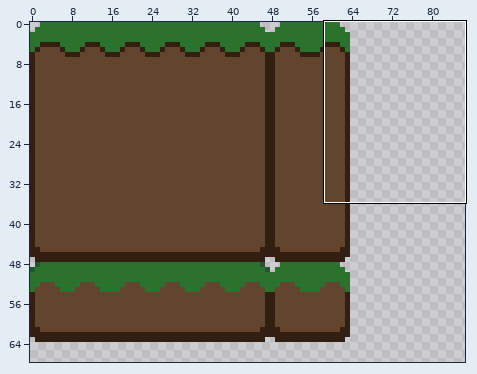
Two versions of one sprite sheet, Game/Asset/grass_tile.png. Above, an overview of the earlier version with the close-up marked.
Close-up. As it was:
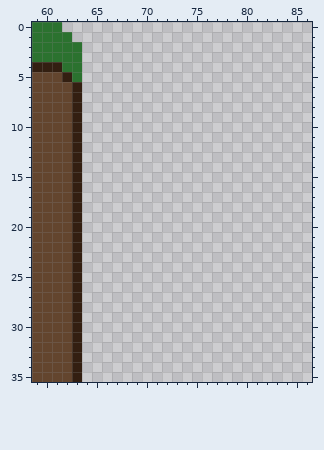
The file is 128x128 pixels. Shown: x 59..86, y 0..35. The wide view leaves out empty margins.
After the commit:
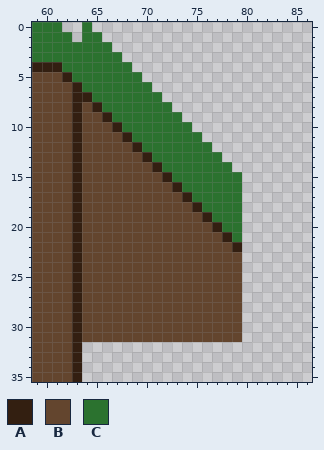
Palette (. is transparent): A #331f11  B #63452e  C #2b722f
Change:
@@ x 59..86 @@
- 0 CCC.........................
- 1 CCCC........................
- 2 CCCCC.......................
- 3 CCCCC.......................
- 4 AAACC.......................
- 5 BBBAC.......................
- 6 BBBBA.......................
- 7 BBBBA.......................
- 8 BBBBA.......................
- 9 BBBBA.......................
-10 BBBBA.......................
-11 BBBBA.......................
-12 BBBBA.......................
-13 BBBBA.......................
-14 BBBBA.......................
-15 BBBBA.......................
-16 BBBBA.......................
-17 BBBBA.......................
-18 BBBBA.......................
-19 BBBBA.......................
-20 BBBBA.......................
-21 BBBBA.......................
-22 BBBBA.......................
-23 BBBBA.......................
-24 BBBBA.......................
-25 BBBBA.......................
-26 BBBBA.......................
-27 BBBBA.......................
-28 BBBBA.......................
-29 BBBBA.......................
-30 BBBBA.......................
-31 BBBBA.......................
+ 0 CCC..C......................
+ 1 CCCC.CC.....................
+ 2 CCCCCCCC....................
+ 3 CCCCCCCCC...................
+ 4 AAACCCCCCC..................
+ 5 BBBACCCCCCC.................
+ 6 BBBBACCCCCCC................
+ 7 BBBBAACCCCCCC...............
+ 8 BBBBABACCCCCCC..............
+ 9 BBBBABBACCCCCCC.............
+10 BBBBABBBACCCCCCC............
+11 BBBBABBBBACCCCCCC...........
+12 BBBBABBBBBACCCCCCC..........
+13 BBBBABBBBBBACCCCCCC.........
+14 BBBBABBBBBBBACCCCCCC........
+15 BBBBABBBBBBBBACCCCCCC.......
+16 BBBBABBBBBBBBBACCCCCC.......
+17 BBBBABBBBBBBBBBACCCCC.......
+18 BBBBABBBBBBBBBBBACCCC.......
+19 BBBBABBBBBBBBBBBBACCC.......
+20 BBBBABBBBBBBBBBBBBACC.......
+21 BBBBABBBBBBBBBBBBBBAC.......
+22 BBBBABBBBBBBBBBBBBBBA.......
+23 BBBBABBBBBBBBBBBBBBBB.......
+24 BBBBABBBBBBBBBBBBBBBB.......
+25 BBBBABBBBBBBBBBBBBBBB.......
+26 BBBBABBBBBBBBBBBBBBBB.......
+27 BBBBABBBBBBBBBBBBBBBB.......
+28 BBBBABBBBBBBBBBBBBBBB.......
+29 BBBBABBBBBBBBBBBBBBBB.......
+30 BBBBABBBBBBBBBBBBBBBB.......
+31 BBBBABBBBBBBBBBBBBBBB.......
 32 BBBBA.......................
Changed places in both close-ups, as pixel boxes (x1, y1, x2, y2):
added: (82, 22, 242, 342)
